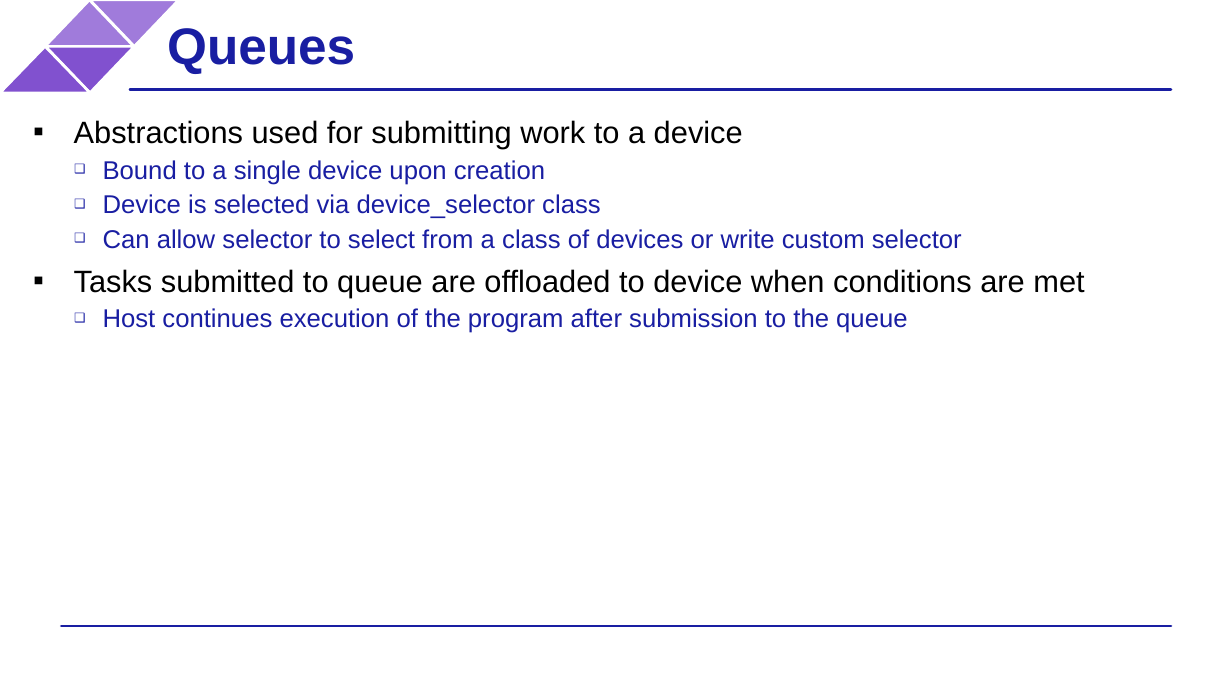
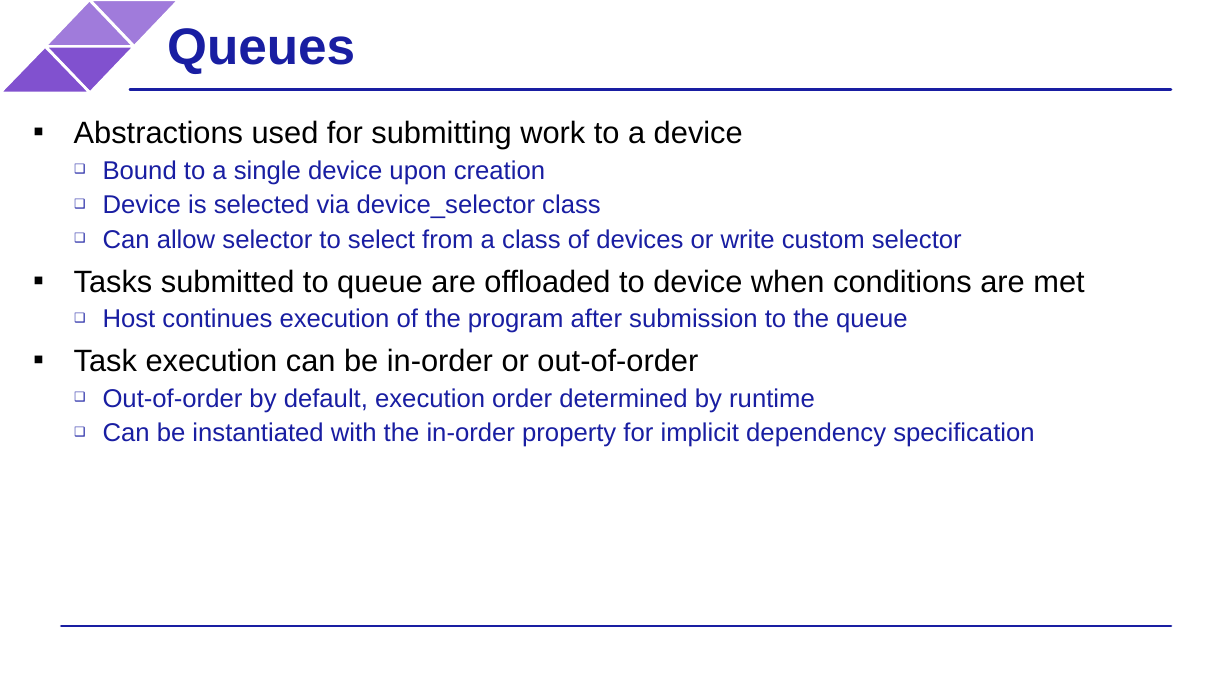
Before and after one commit to BenjaminMFindley/Reconfig-2-SYCL-DPCPP, a slide deck: slide 5 of Slides/SYCL intro.pptx. Drawn at 1232x693 pixels with LibreOffice and Linux fonts; fonts in the diff are those of the drawing; background and template pictures are left out. Boxes give left, top, right and bottom in pixels: in the first picture for what was removed or moved away, otherwise in the second. Text is boxed around its words. In the diff, an @@ line names an element or a change of style, - is before the commit and + after.

```diff
--- a/Slides/SYCL intro.pptx
+++ b/Slides/SYCL intro.pptx
@@ text at (74, 348, 1034, 447): paragraphs added @@
+▪ Task execution can be in-order or out-of-order
+  ❑ Out-of-order by default, execution order determined by runtime
+  ❑ Can be instantiated with the in-order property for implicit dependency specification
```
Also in this commit, not shown: 2 other slides changed, 3 slides added.
